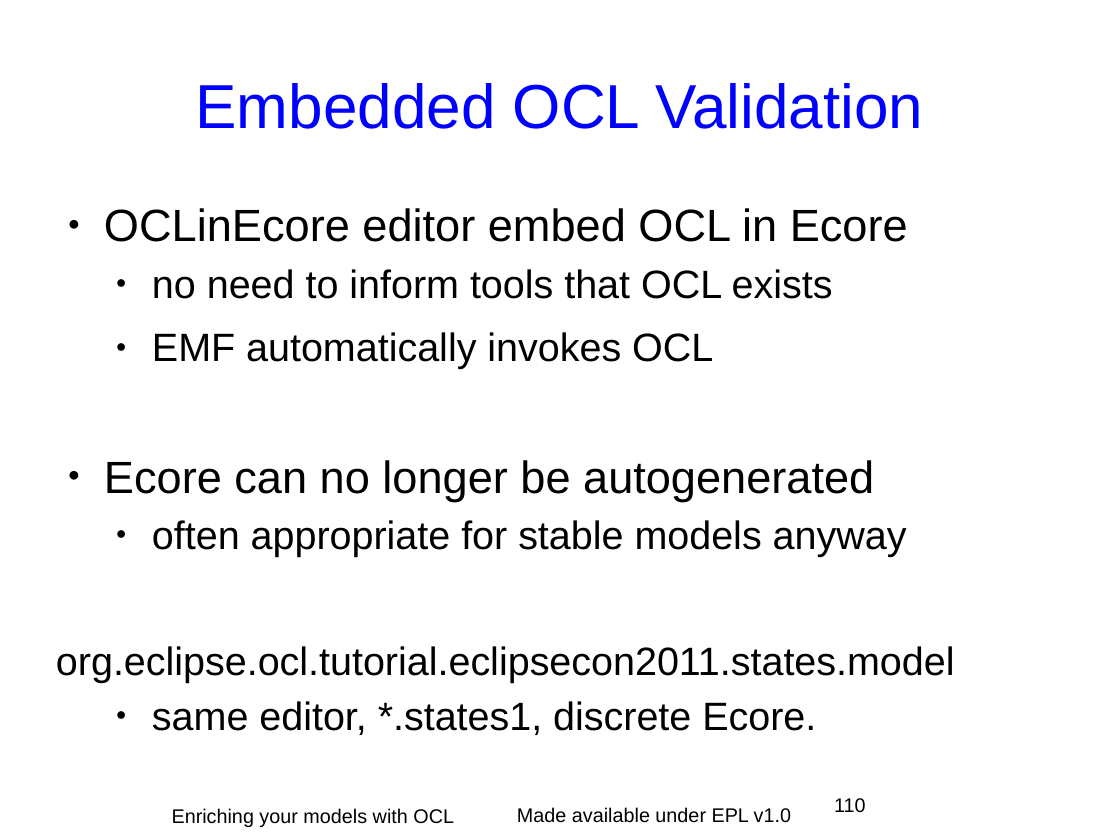
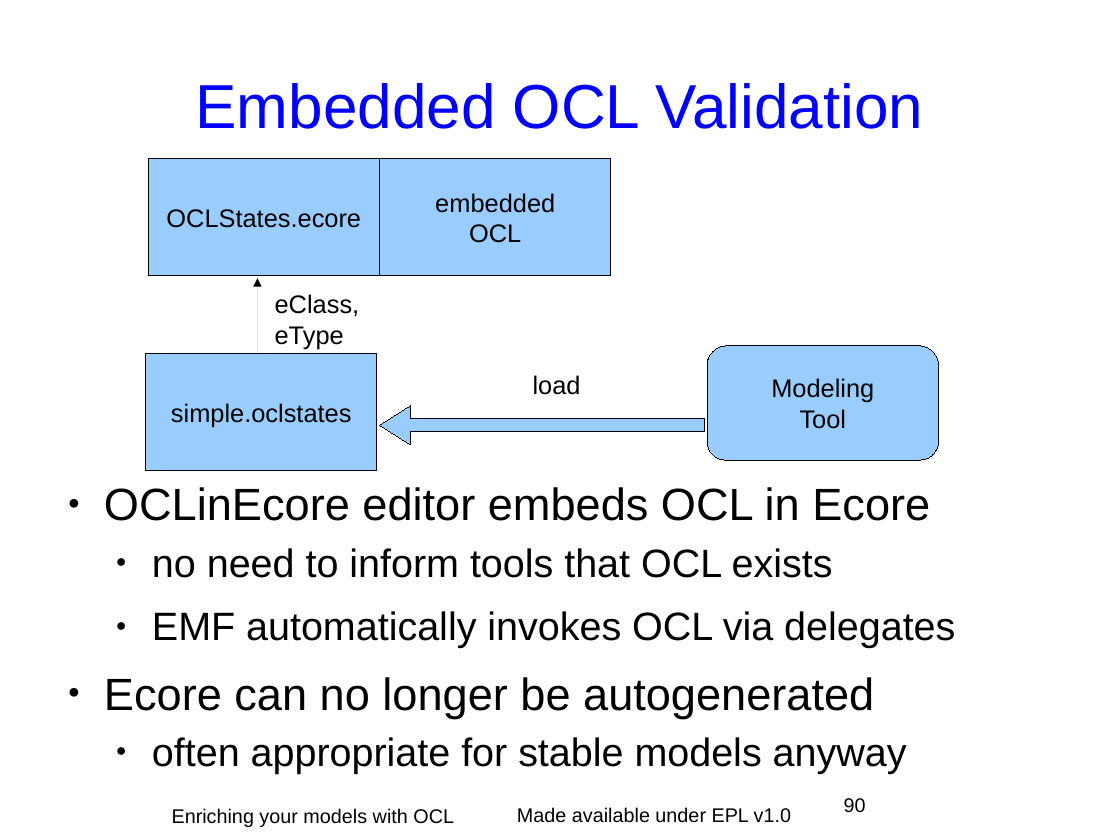
Before and after one commit to eclipse-ocl/ocl-website, a slide deck: slide 90 of ocl/docs/publications/EclipseCon2011Tutorial/EnrichingWithOCL.odp (slide 110 before the commit). Drawn at 1120x840 pixels with LibreOffice and Linux fonts; fonts in the diff are those of the drawing; background and template pictures are left out. Boxes give left, top, right and bottom in pixels: in the first picture for what was removed or moved away, otherwise in the second. Text is boxed around its words. In the diff, an @@ line names an element or a change of style, - is before the commit and + after.

```diff
--- a/ocl/docs/publications/EclipseCon2011Tutorial/EnrichingWithOCL.odp
+++ b/ocl/docs/publications/EclipseCon2011Tutorial/EnrichingWithOCL.odp
@@ rectangle added at (148, 159, 380, 275), fill #99CCFF, outline #000000 0 pt, 18 pt, text #000000 @@
+OCLStates.ecore
@@ rectangle added at (380, 159, 612, 275), fill #99CCFF, outline #000000 0 pt, 18 pt, text #000000 @@
+embedded
+OCL
@@ arrow added from (257, 354) to (257, 278), #000000 0 pt @@
@@ text added at (275, 294, 360, 349), 18 pt, text #000000 @@
+eClass,
+eType
@@ rectangle added at (145, 354, 377, 471), fill #99CCFF, outline #000000 0 pt, 18 pt, text #000000 @@
+simple.oclstates
@@ rounded rectangle added at (707, 346, 939, 460), fill #99CCFF, outline #000000 0 pt, 18 pt, text #000000 @@
+Modeling
+Tool
@@ text added at (533, 375, 581, 395), 18 pt, text #000000 @@
+load
@@ left arrow added at (380, 406, 705, 444), fill #99CCFF, outline #000000 0 pt @@
@@ text "OCLinEcore editor embeds OCL in ...": place and size @@
-text "OCLinEcore editor embeds OCL in ..." at (56, 208, 955, 735)
+text "OCLinEcore editor embeds OCL in ..." at (104, 487, 955, 774)
@@ text at (104, 487, 930, 521): text changed @@
-● OCLinEcore editor embed OCL in Ecore
+● OCLinEcore editor embeds OCL in Ecore
@@ text at (152, 611, 955, 648): text changed @@
-  ● EMF automatically invokes OCL
+  ● EMF automatically invokes OCL via delegates
@@ text at (56, 646, 955, 735): paragraphs removed @@
-org.eclipse.ocl.tutorial.eclipsecon2011.states.model
-  ● same editor, *.states1, discrete Ecore.
@@ page number at (844, 798, 866, 813): text changed @@
-110
+90
```
Also in this commit, not shown: 27 other slides changed, 12 slides added, 1 slide removed.
